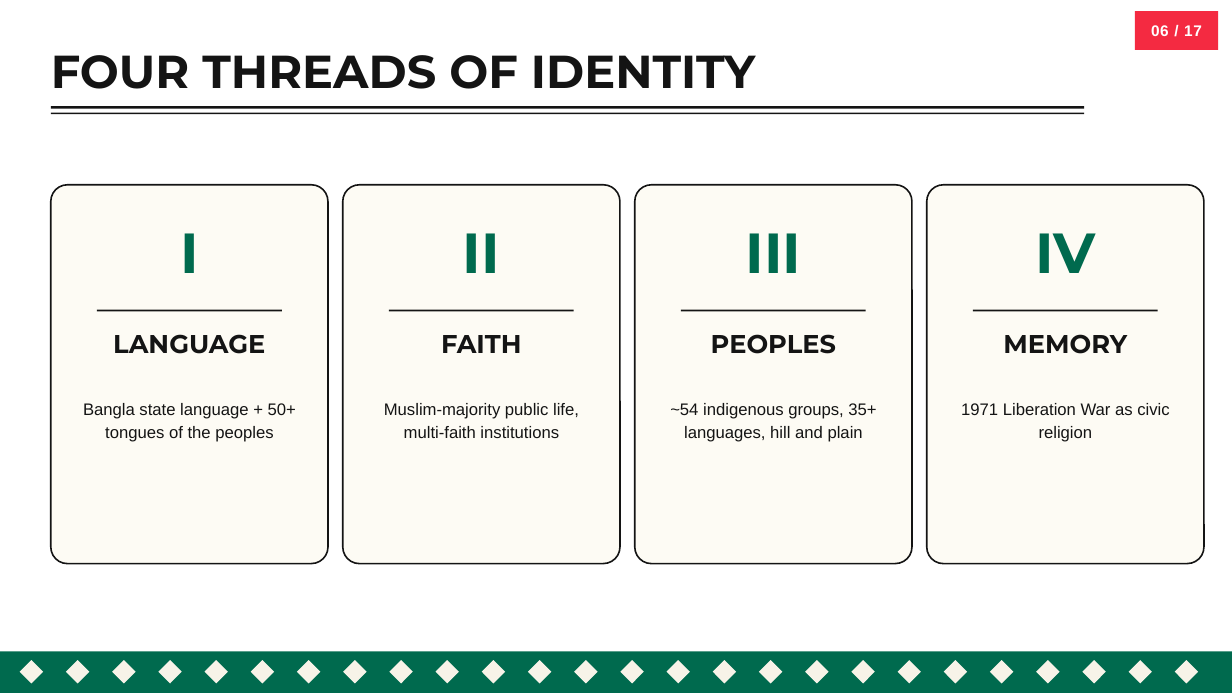
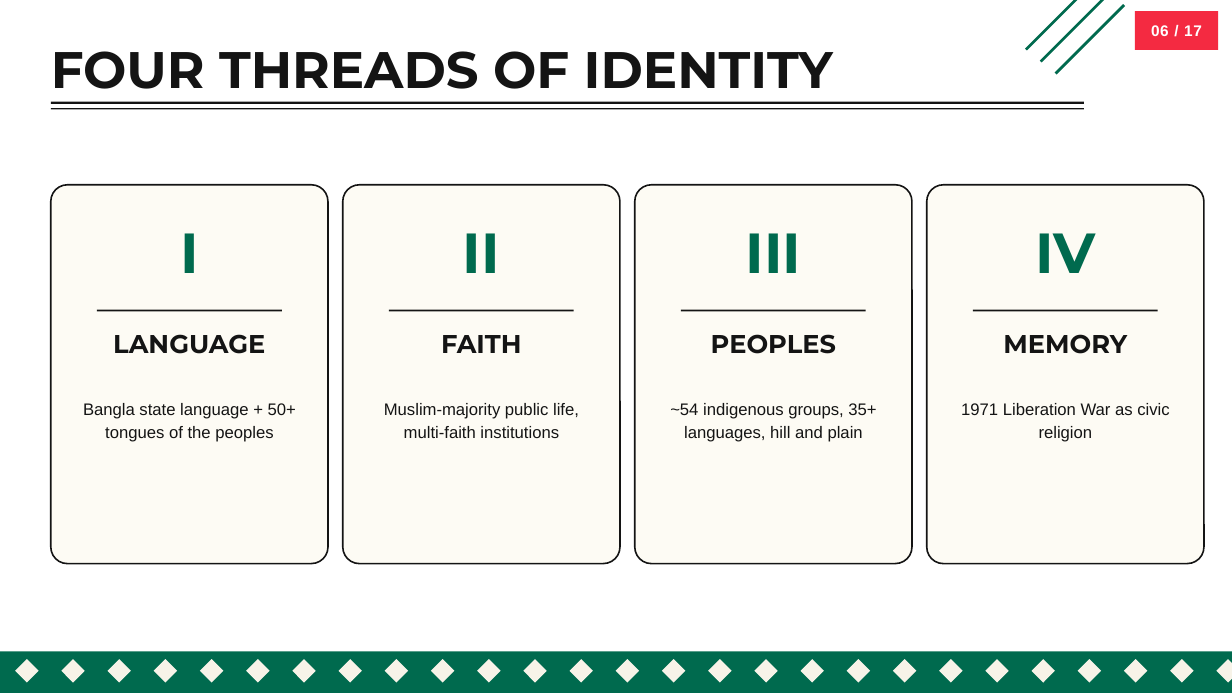
Before and after one commit to moon-netizen-arch/codex-ppt-skill, a slide deck: slide 6 of decks/bangladesh-cultural-diversity/bangladesh-cultural-diversity-editable.pptx. Drawn at 1232x693 pixels with LibreOffice and Linux fonts; fonts in the diff are those of the drawing. Boxes give left, top, right and bottom in pixels: in the first picture for what was removed or moved away, otherwise in the second. Text is boxed around its words. In the diff, an @@ line names an element or a change of style, - is before the commit and + after.

```diff
--- a/decks/bangladesh-cultural-diversity/bangladesh-cultural-diversity-editable.pptx
+++ b/decks/bangladesh-cultural-diversity/bangladesh-cultural-diversity-editable.pptx
@@ rectangle added at box(1025, 0, 1096, 51), fill #006A4E @@
@@ rectangle added at box(1040, 0, 1111, 63), fill #006A4E @@
@@ rectangle added at box(1055, 4, 1125, 75), fill #006A4E @@
@@ text "FOUR THREADS OF IDENTITY" at box(51, 51, 833, 89): size 36 to 40 pt @@
@@ rectangle: place and size @@
-rectangle at box(51, 113, 1084, 114)
+rectangle at box(51, 102, 1084, 104)
@@ 26 rectangles: place and size @@
-26 rectangles at box(20, 660, 1198, 684)
+26 rectangles at box(15, 659, 1194, 683)
@@ rectangle added at box(1217, 659, 1232, 683), fill #F7F3E8 @@
```
Also in this commit, not shown: 15 other slides changed, 1 other file.
